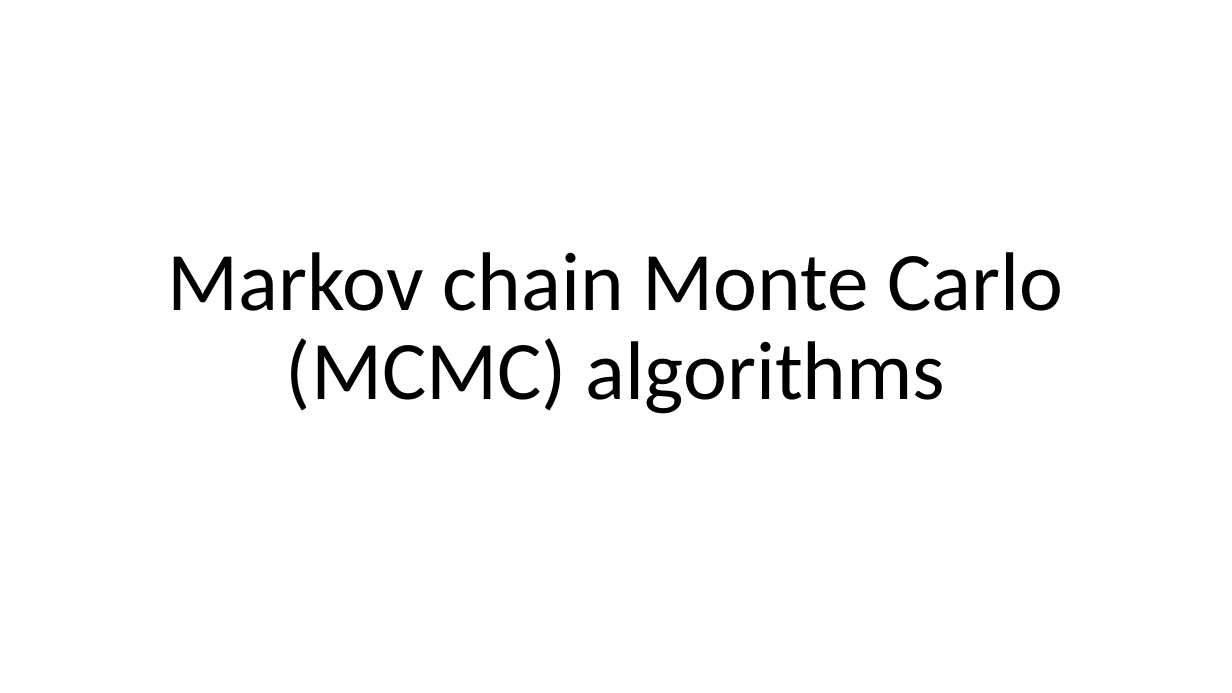
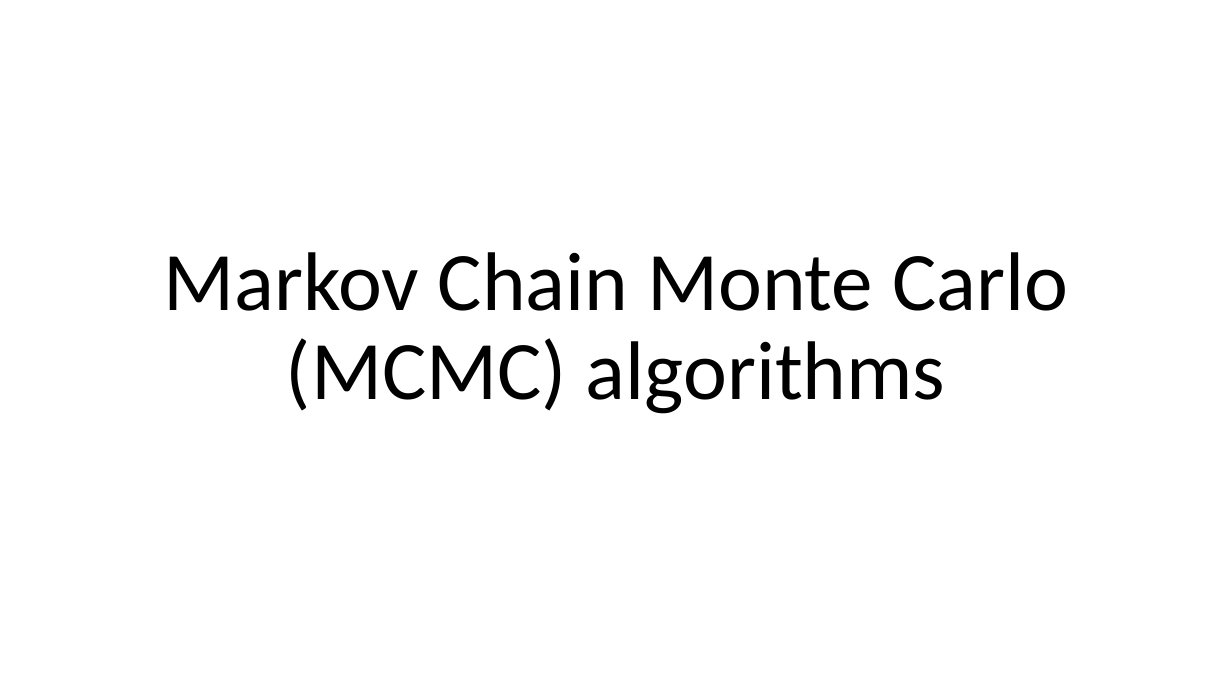
Before and after one commit to julianquandt/brms-intro-SIPS2019, a slide deck: slide 24 of intro_to_brms.pptx. Drawn at 1232x693 pixels with LibreOffice and Linux fonts; fonts in the diff are those of the drawing. Boxes give left, top, right and bottom in pixels: in the first picture for what was removed or moved away, otherwise in the second. Text is boxed around its words. In the diff, an @@ line names an element or a change of style, - is before the commit and + after.

Commit message:
fixed typo

```diff
--- a/intro_to_brms.pptx
+++ b/intro_to_brms.pptx
@@ title at bbox=[163, 252, 1068, 414]: text changed @@
-Markov chain Monte Carlo (MCMC) algorithms
+Markov Chain Monte Carlo (MCMC) algorithms
```
